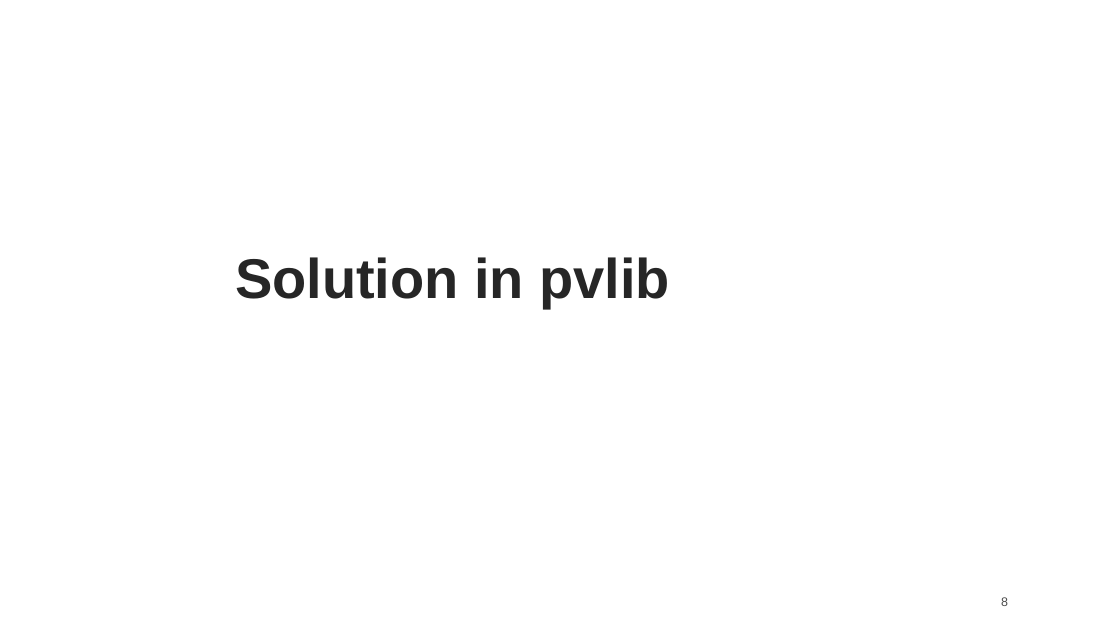
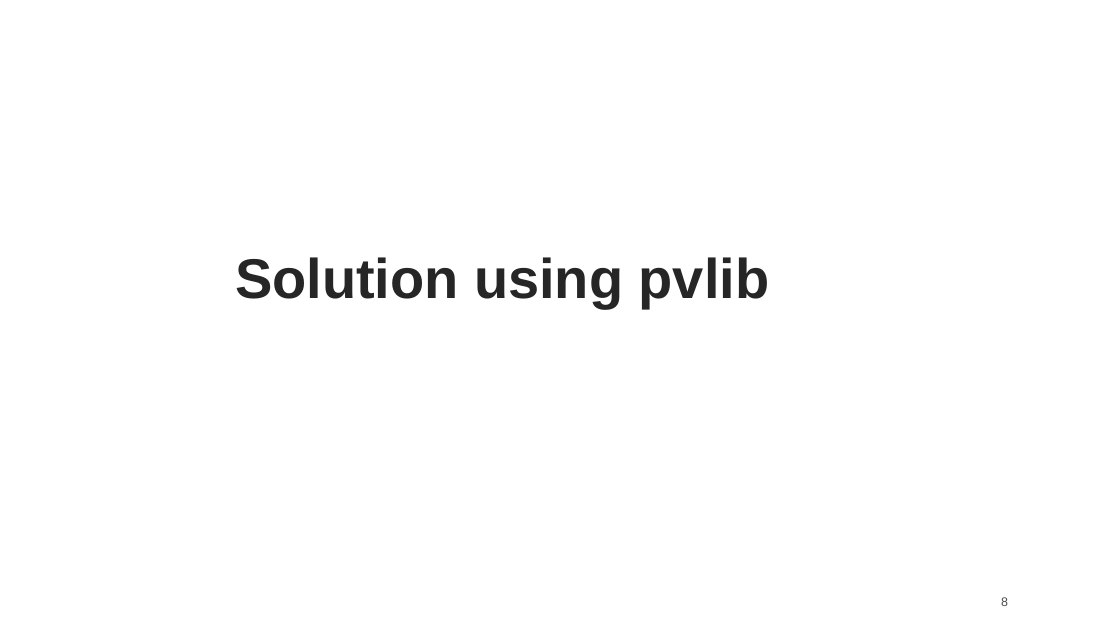
Before and after one commit to williamhobbs/2024_pvpmc_self_shade, a slide deck: slide 8 of presentation/2024_PVPMC_hobbs_pvlib_self-shade.pptx. Drawn at 1120x630 pixels with LibreOffice and Linux fonts; fonts in the diff are those of the drawing. Boxes give left, top, right and bottom in pixels: in the first picture for what was removed or moved away, otherwise in the second. Text is boxed around its words. In the diff, an @@ line names an element or a change of style, - is before the commit and + after.

Commit message:
updated slides

```diff
--- a/presentation/2024_PVPMC_hobbs_pvlib_self-shade.pptx
+++ b/presentation/2024_PVPMC_hobbs_pvlib_self-shade.pptx
@@ text at <box>235,257,769,308</box>: text changed @@
-Solution in pvlib
+Solution using pvlib
```
Also in this commit, not shown: 4 other slides changed.
